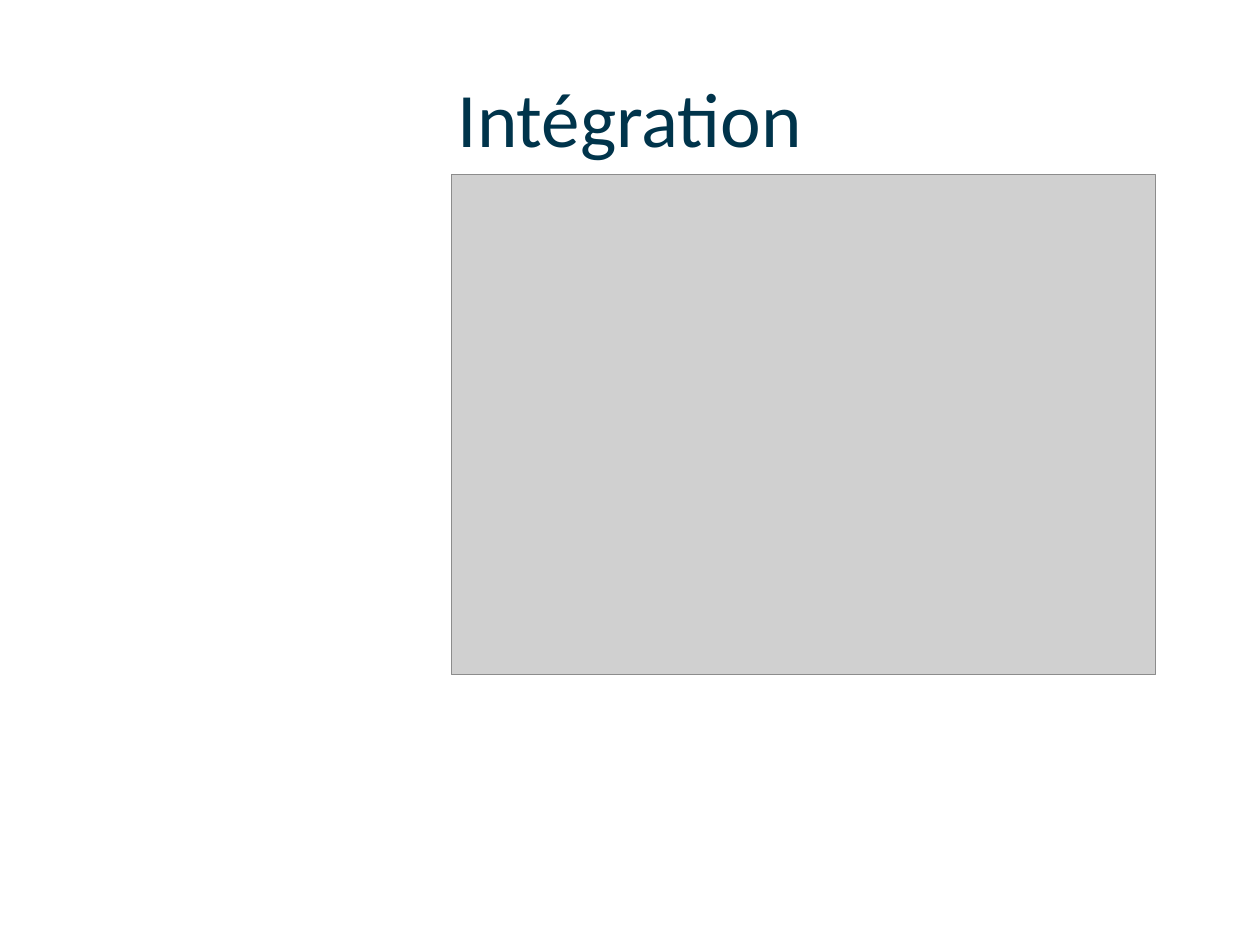
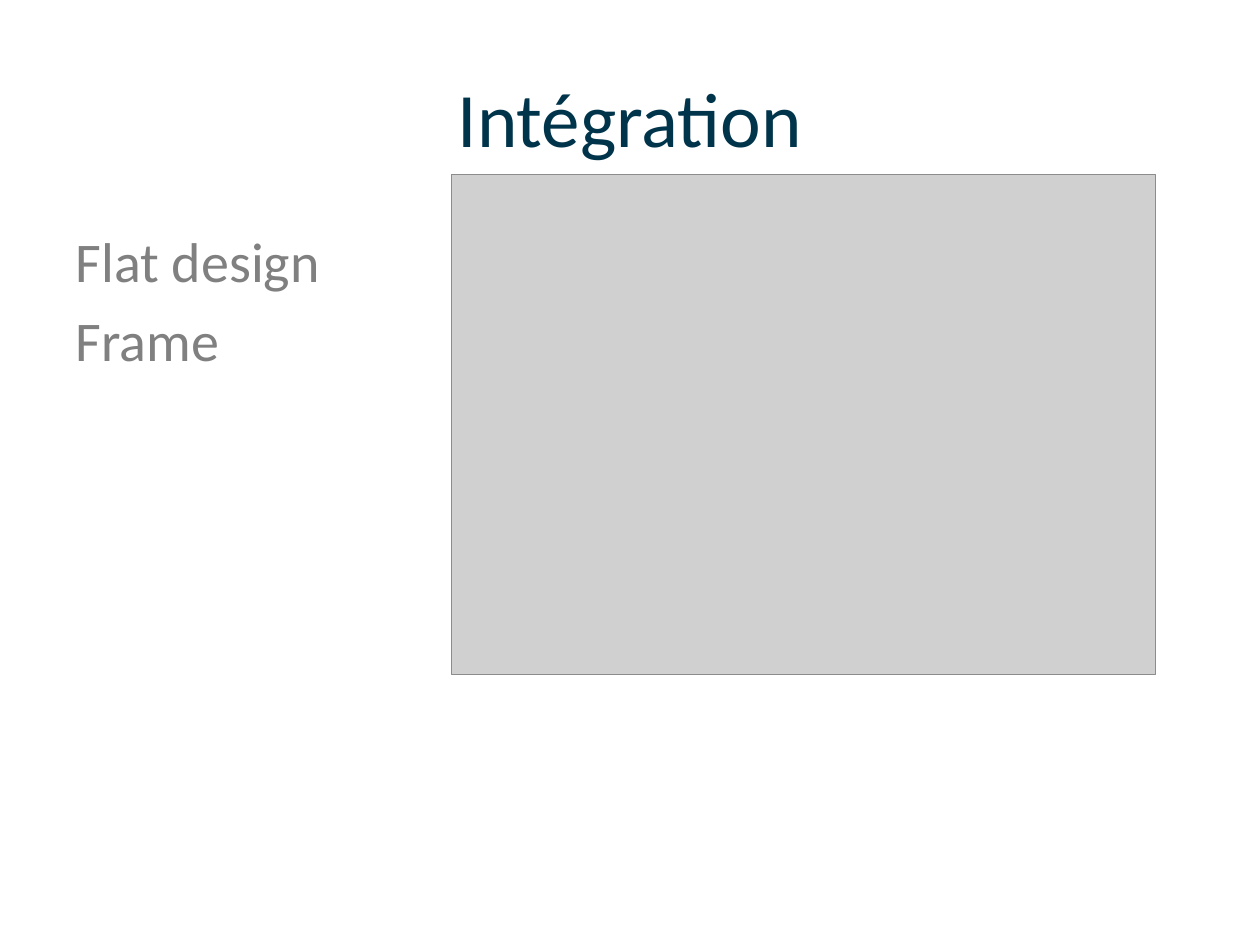
Before and after one commit to CuinierLena/OnlineSynergy, a slide deck: slide 8 of Présentation/Présentation.pptx. Drawn at 1260x945 pixels with LibreOffice and Linux fonts; fonts in the diff are those of the drawing; grey boxes stand for pictures; background and template pictures are left out. Boxes give left, top, right and bottom in pixels: in the first picture for what was removed or moved away, otherwise in the second. Text is boxed around its words. In the diff, an @@ line names an element or a change of style, - is before the commit and + after.

```diff
--- a/Présentation/Présentation.pptx
+++ b/Présentation/Présentation.pptx
@@ text added at box(76, 243, 320, 362), 32 pt, text #808080 @@
+Flat design
+Frame
```
Also in this commit, not shown: 2 other slides changed.
